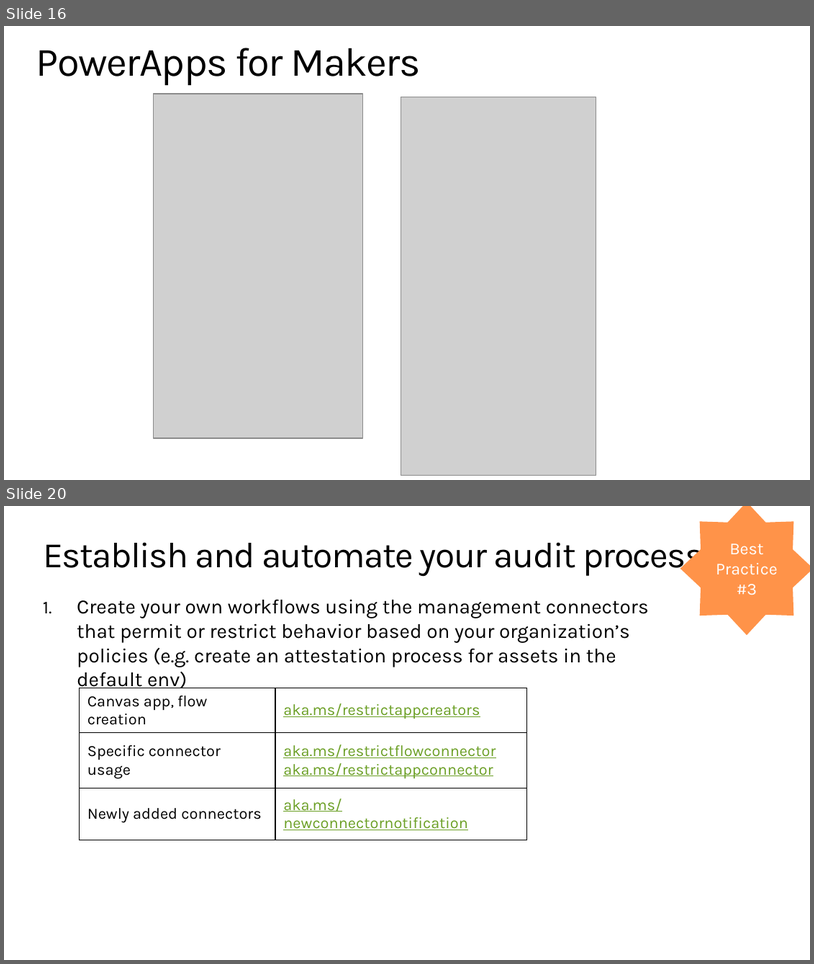
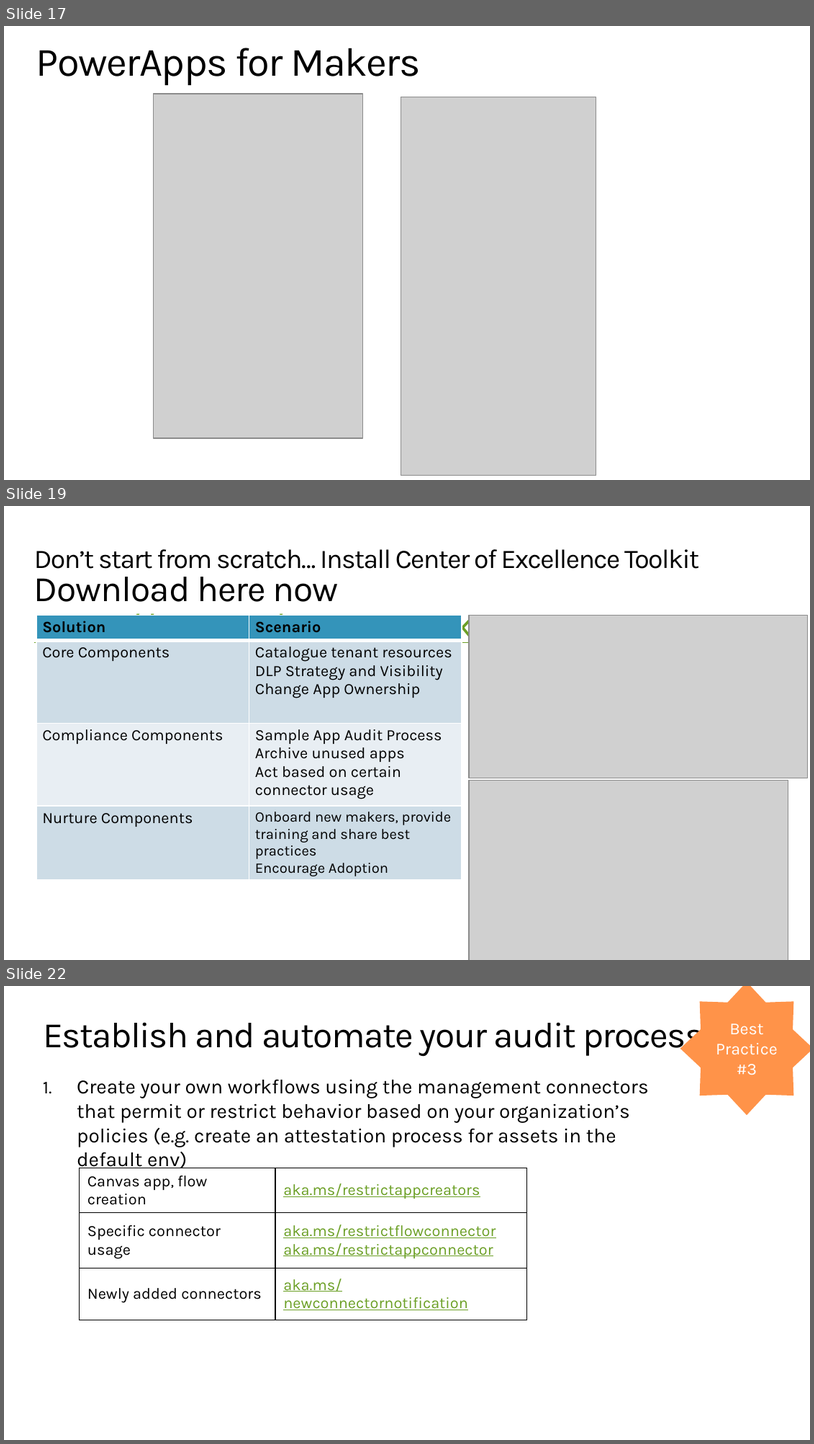
Before and after one commit to microsoft/powerapps-tools, a slide deck: Administration/AdminInADay/PPTs/03 Automation.pptx. Shown one above the other, each under a label of ours: slides 16 and 20 before the commit, slides 17, 19 and 22 after it; the slides between them are not shown. The pictures are 814x964 and 814x1444 pixels, drawn with LibreOffice and Linux fonts; fonts in the diff are those of the drawing; grey boxes stand for pictures. Boxes give left, top, right and bottom in pixels: in the first picture for what was removed or moved away, otherwise in the second. Text is boxed around its words. In the diff, an @@ line names an element or a change of style, - is before the commit and + after.

```diff
--- a/Administration/AdminInADay/PPTs/03 Automation.pptx
+++ b/Administration/AdminInADay/PPTs/03 Automation.pptx
@@ slide 19 added at bbox=[4, 506, 810, 960], background #FFFFFF @@
@@ title added at bbox=[34, 549, 700, 569], 24 pt, text #000000 @@
+Don’t start from scratch… Install Center of Excellence Toolkit
@@ text added at bbox=[34, 577, 499, 649], 32 pt, text #6B9F25, underline @@
+Download here now https://aka.ms/COEStarterKit
@@ table added at bbox=[36, 615, 462, 879], 4 rows, 2 columns @@
+Solution | Scenario
+Core Components | Catalogue tenant resources DLP Strategy and Visibility / Change App Ownership
+Compliance Components | Sample App Audit Process Archive unused apps Act based on certain connector usage
+Nurture Components | Onboard new makers, provide training and share best practices Encourage Adoption
@@ picture added at bbox=[469, 615, 808, 777] @@
@@ picture added at bbox=[469, 780, 789, 960] @@
@@ what was slide 16 is now slide 17 @@
@@ what was slide 20 is now slide 22 @@
```
Also in this commit, not shown: 4 slides changed, 1 other slide added.
